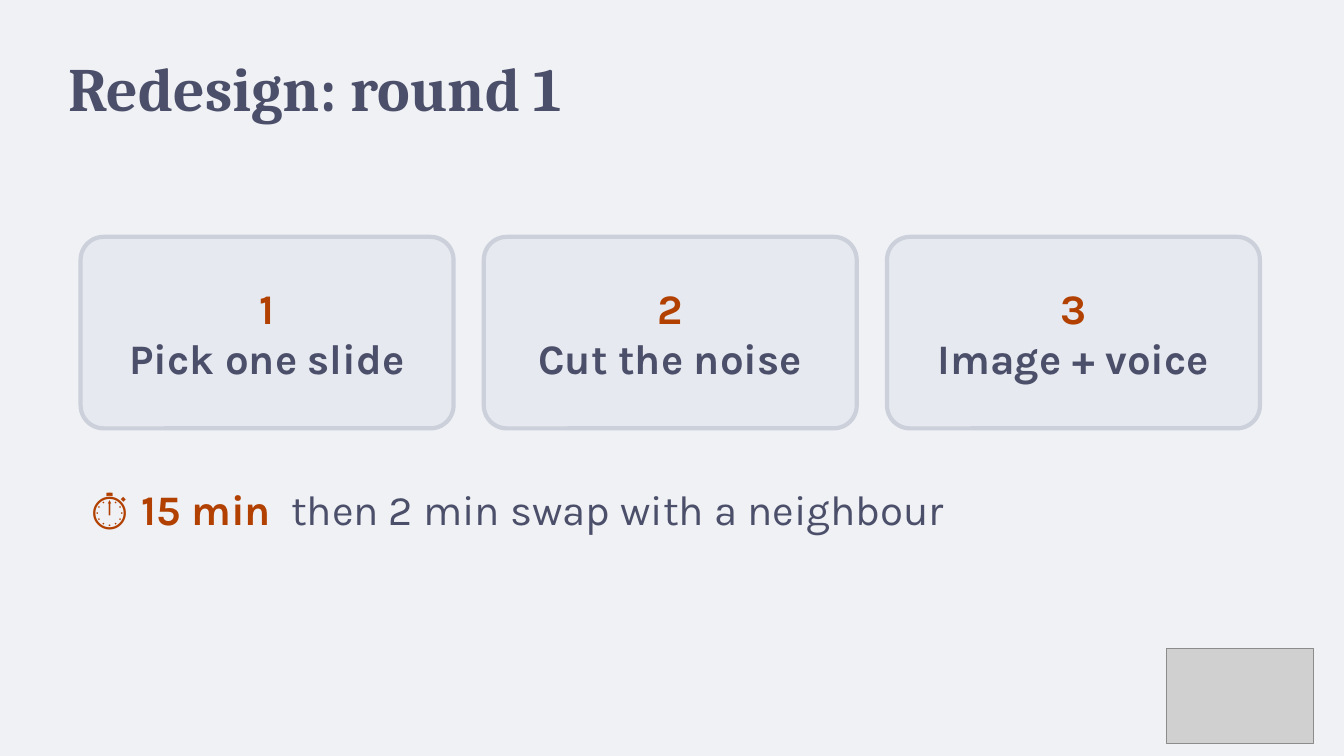
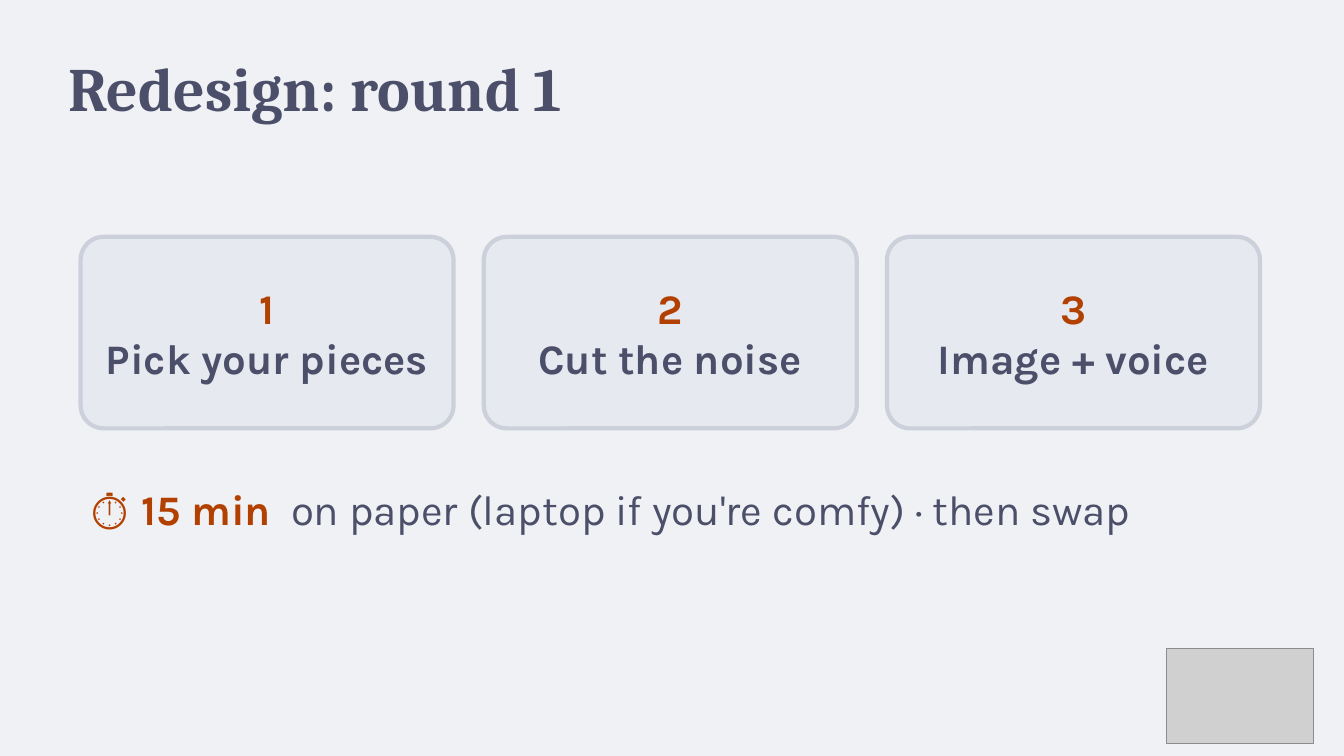
Before and after one commit to teaching-that-sticks/teaching-that-sticks.github.io, a slide deck: slide 12 of site/public/slides/tts-day1-death-by-powerpoint.pptx. Drawn at 1344x756 pixels with LibreOffice and Linux fonts; fonts in the diff are those of the drawing; grey boxes stand for pictures. Boxes give left, top, right and bottom in pixels: in the first picture for what was removed or moved away, otherwise in the second. Text is boxed around its words. In the diff, an @@ line names an element or a change of style, - is before the commit and + after.

```diff
--- a/site/public/slides/tts-day1-death-by-powerpoint.pptx
+++ b/site/public/slides/tts-day1-death-by-powerpoint.pptx
@@ text in rounded rectangle at [106,344,428,385]: text changed @@
-Pick one slide
+Pick your pieces
@@ text at [191,494,1130,536]: text changed @@
-⏱ 15 min then 2 min swap with a neighbour
+⏱ 15 min on paper (laptop if you're comfy) · then swap
```
Also in this commit, not shown: 1 other slide changed, 6 other files.
